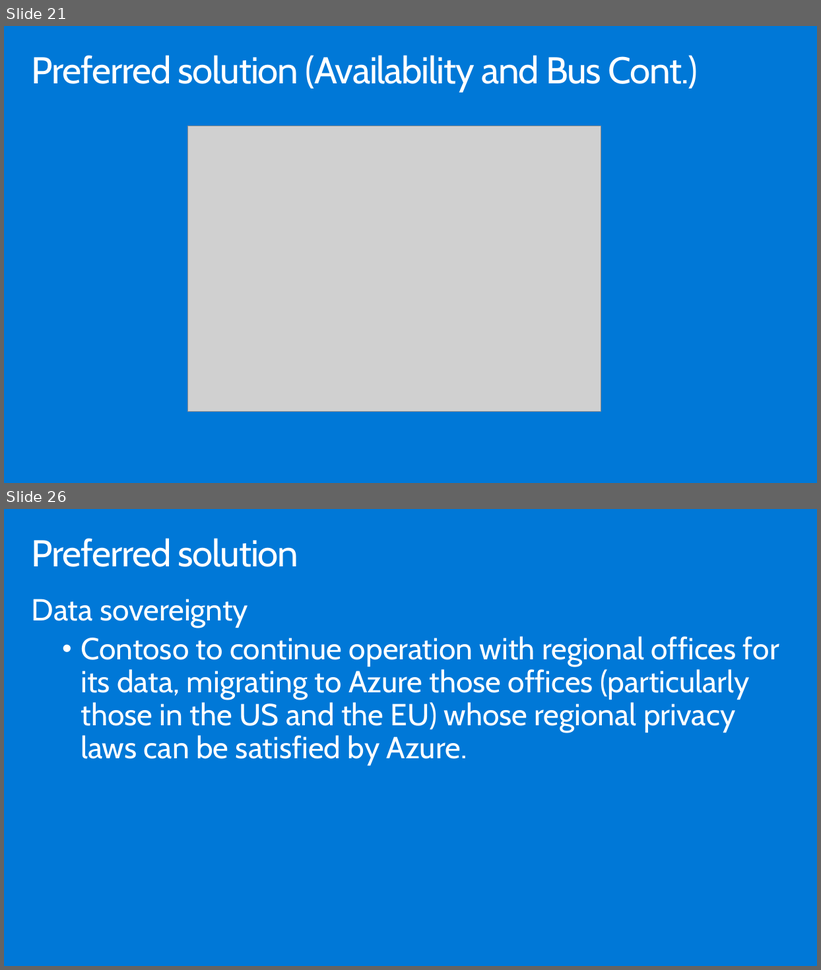
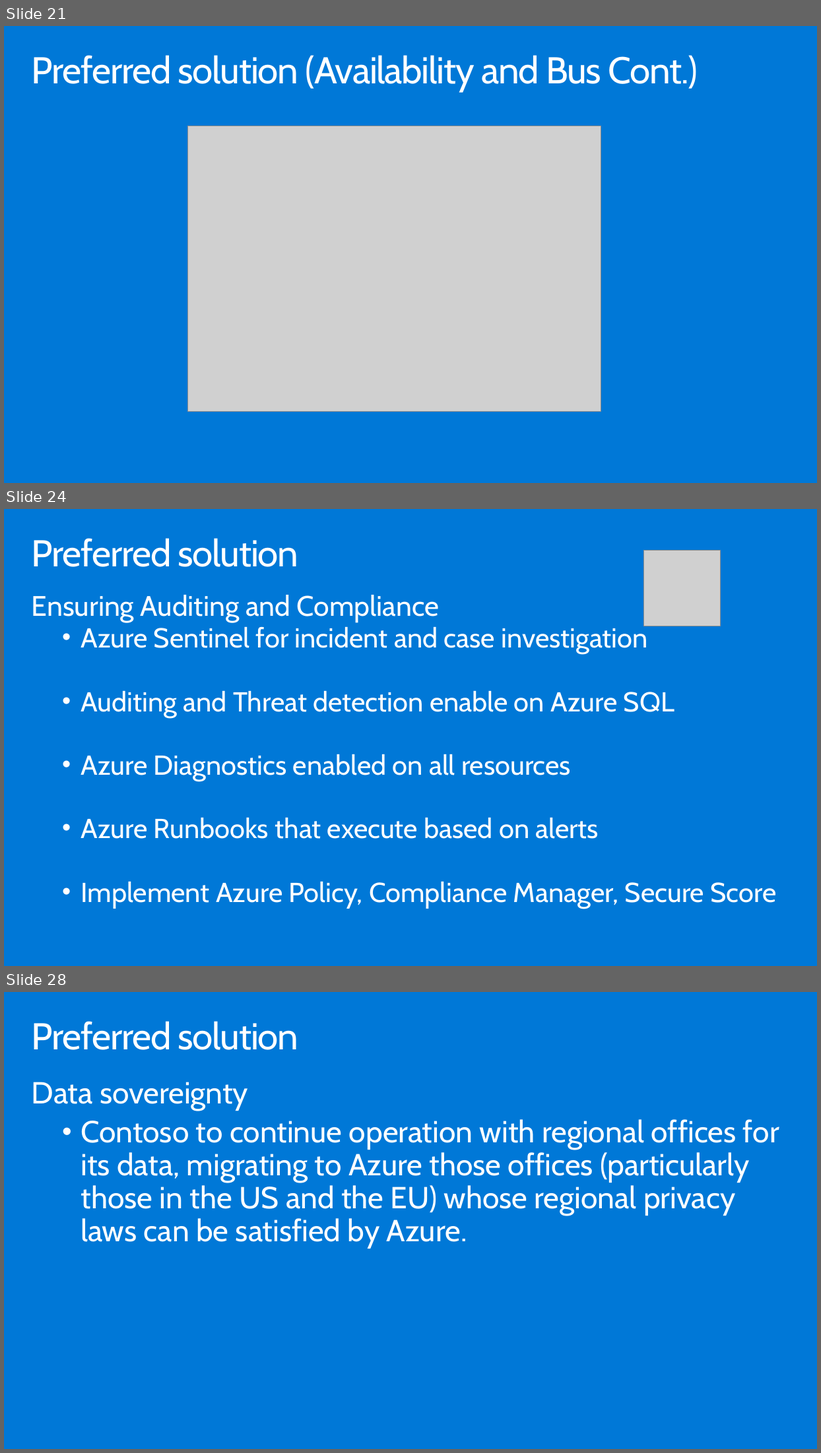
Before and after one commit to tejaswini972/MCW-Security-baseline-on-Azure, a slide deck: Whiteboard design session/WDS trainer presentation - Security baseline on Azure.pptx. Shown one above the other, each under a label of ours: slides 21 and 26 before the commit, slides 21, 24 and 28 after it; the slides between them are not shown. The pictures are 821x970 and 821x1453 pixels, drawn with LibreOffice and Linux fonts; fonts in the diff are those of the drawing; grey boxes stand for pictures. Boxes give left, top, right and bottom in pixels: in the first picture for what was removed or moved away, otherwise in the second. Text is boxed around its words. In the diff, an @@ line names an element or a change of style, - is before the commit and + after.

```diff
--- a/Whiteboard design session/WDS trainer presentation - Security baseline on Azure.pptx
+++ b/Whiteboard design session/WDS trainer presentation - Security baseline on Azure.pptx
@@ slide 24 added at (x1=4, y1=509, x2=817, y2=966), background #0078D7 @@
@@ title added at (x1=32, y1=538, x2=299, y2=567), 44.1 pt, text #FFFFFF @@
+Preferred solution
@@ picture added at (x1=644, y1=551, x2=721, y2=626) @@
@@ text added at (x1=32, y1=595, x2=777, y2=909), 32.4 pt, text #FFFFFF @@
+Ensuring Auditing and Compliance
+  • Azure Sentinel for incident and case investigation
+  • Auditing and Threat detection enable on Azure SQL
+  • Azure Diagnostics enabled on all resources
+  • Azure Runbooks that execute based on alerts
+  • Implement Azure Policy, Compliance Manager, Secure Score
@@ what was slide 26 is now slide 28 @@
```
Also in this commit, not shown: 16 slides changed, 1 other slide added, 3 other files.
